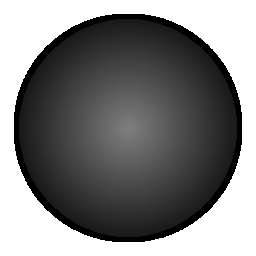
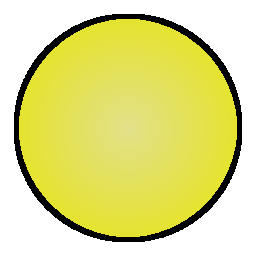
The second 256×256 image is a revision of the first. Changes to its layers:
pixels changed over [19, 19, 237, 237] (layer not identified)
